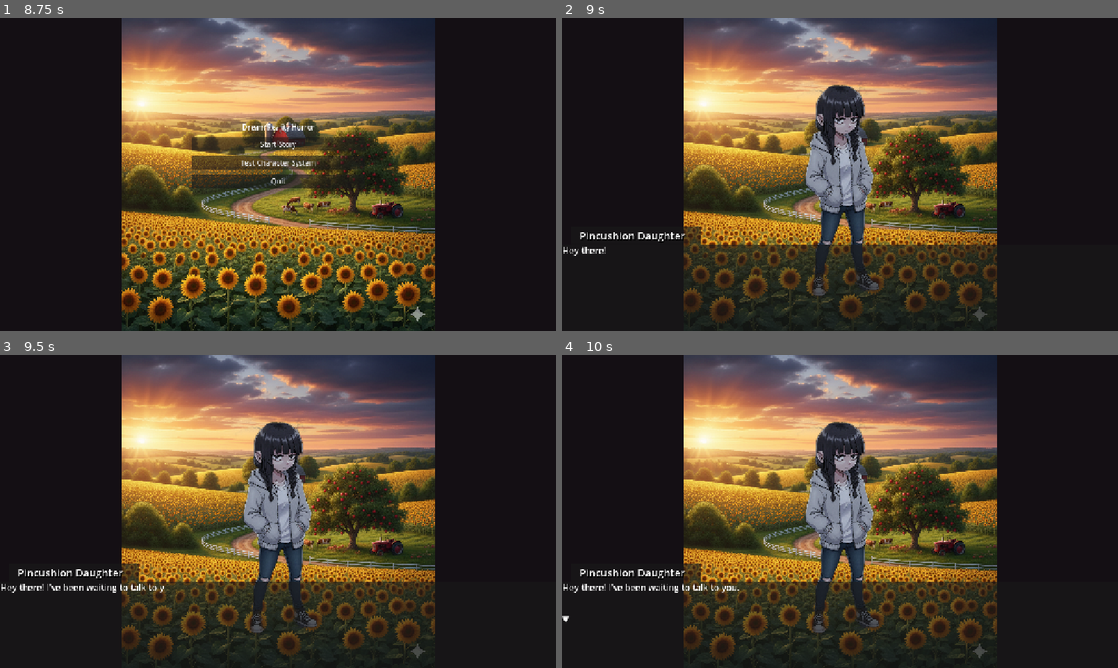
Above: before the commit, frames 1-4 (two rows, left to right).
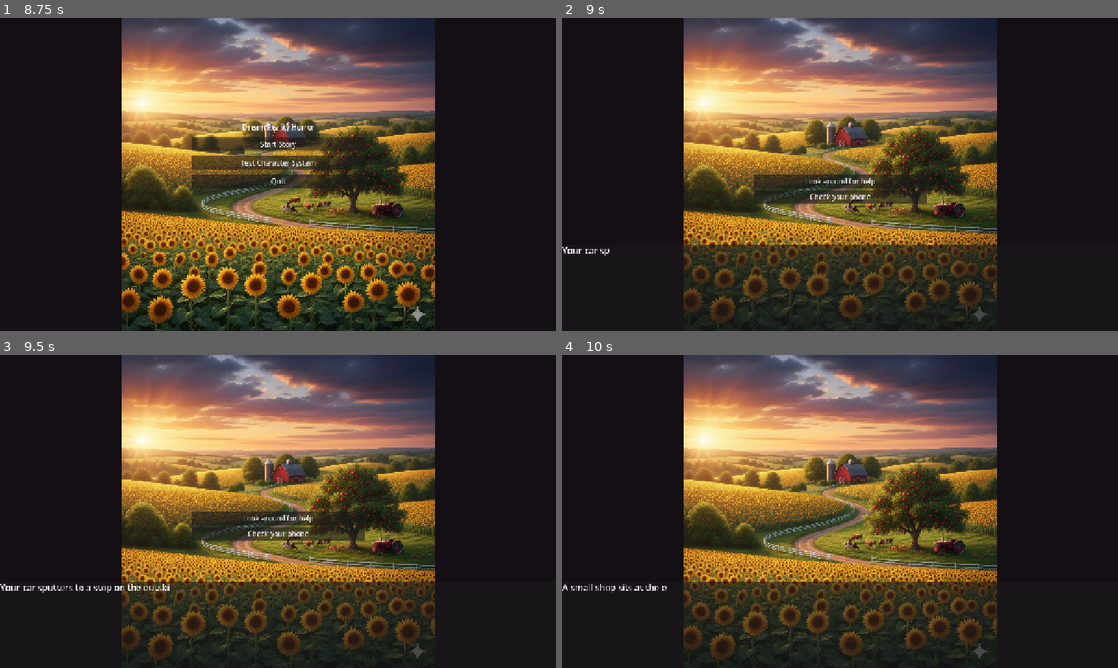
Above: after the commit, the same moments.

Repository: SuryaNandeesh/DreamHorrorGodotGame
Game: Godot game, scene res://scenes/splash.tscn
The game is run twice, just before and just after one commit, with the same random seed, the same clock (stepped at 60 frames per second) and the same inputs.
Inputs (mouse positions are in pixels of both pictures, inside the frame that each line leads up to):
- Up to frame 1 (8.75 s): tap Enter (next_line) at 0.5, 2, 3.5, 7.35 s; move the mouse to (400, 158) at 0.52 s; hold D (move_right) 0.53-1.28 s; click (400, 158) at 0.6 s; tap Space (world_switch) at 1.25, 2.75, 2.85, 4.25 s; move the mouse to (166, 190) at 1.27 s; hold S (move_down) 1.28-2.03 s; tap E (interact) at 1.35, 6.6 s; click (166, 190) at 1.42 s; move the mouse to (333, 105) at 2.02 s; hold D (move_right) 2.03-2.78 s; hold Enter (next_line) 2.03-2.78 s; click (333, 105) at 2.17 s; move the mouse to (250, 237) at 2.77 s; hold W (move_up) 2.78-3.53 s; click (250, 237) at 2.92 s; move the mouse to (444, 221) at 3.52 s; hold A (move_left) 3.53-5.03 s; tap M at 3.6 s; click (444, 221) at 3.67 s; tap Escape (pause) at 4.15 s; move the mouse to (111, 127) at 4.27 s; tap Ctrl at 4.35 s; click (111, 127) at 4.42 s; move the mouse to (305, 174) at 5.02 s; hold S (move_down) 5.03-5.78 s; tap H at 5.1 s; click (305, 174) at 5.17 s; move the mouse to (194, 96) at 5.77 s; hold D (move_right) 5.78-6.53 s; click (194, 96) at 5.85 s; move the mouse to (400, 158) at 6.52 s; hold W (move_up) 6.53-7.28 s; click (400, 158) at 6.67 s; move the mouse to (166, 190) at 7.27 s; hold D (move_right) 7.28-8 s; click (166, 190) at 7.42 s; click "Start Game" at 8 s
- Up to frame 2 (9 s): click "Start Story" at 8.75 s
- Up to frame 3 (9.5 s): no input
- Up to frame 4 (10 s): click (840, 517) at 9.5 s, where only the run after the commit has a clickable "Look around for help"

Frame 1 is identical in both runs. In frame 2, 6.4% of the frame differs, in the area x 0-66%, y 21-89%; in frame 3, 6.7%; in frame 4, 5.6%.

Commit message:
final
9/3/2025

Diff:
--- a/scenes/visual_novel.tscn
+++ b/scenes/visual_novel.tscn
@@ -1,7 +1,8 @@
-[gd_scene load_steps=3 format=3 uid="uid://plphihtnnpsg"]
+[gd_scene load_steps=4 format=3 uid="uid://plphihtnnpsg"]
 
 [ext_resource type="Script" uid="uid://djfsk17wdoc1i" path="res://scripts/novel_manager.gd" id="1_0x0x0"]
 [ext_resource type="Texture2D" uid="uid://b7t3k5wtla08m" path="res://images/backgroundfarm.png" id="2_0x0x0"]
+[ext_resource type="AudioStream" uid="uid://okek8yf0f72u" path="res://music/guitarmenu.wav" id="2_3q11x"]
 
 [node name="VisualNovel" type="Control"]
 process_mode = 2
@@ -12,6 +13,10 @@
 grow_horizontal = 2
 grow_vertical = 2
 script = ExtResource("1_0x0x0")
+
+[node name="AudioStreamPlayer" type="AudioStreamPlayer" parent="."]
+stream = ExtResource("2_3q11x")
+autoplay = true
 
 [node name="Background" type="TextureRect" parent="."]
 layout_mode = 1
@@ -59,44 +64,6 @@
 stretch_mode = 5
 
 [node name="CharRight" type="TextureRect" parent="Characters"]
-visible = false
-layout_mode = 1
-anchors_preset = -1
-anchor_left = 0.65
-anchor_top = 0.2
-anchor_right = 0.95
-anchor_bottom = 0.9
-grow_horizontal = 0
-grow_vertical = 2
-expand_mode = 1
-stretch_mode = 5
-
-[node name="CharLeft2" type="TextureRect" parent="Characters"]
-visible = false
-layout_mode = 1
-anchors_preset = -1
-anchor_left = 0.05
-anchor_top = 0.2
-anchor_right = 0.35
-anchor_bottom = 0.9
-grow_vertical = 2
-expand_mode = 1
-stretch_mode = 5
-
-[node name="CharCenter2" type="TextureRect" parent="Characters"]
-visible = false
-layout_mode = 1
-anchors_preset = -1
-anchor_left = 0.35
-anchor_top = 0.2
-anchor_right = 0.65
-anchor_bottom = 0.9
-grow_horizontal = 2
-grow_vertical = 2
-expand_mode = 1
-stretch_mode = 5
-
-[node name="CharRight2" type="TextureRect" parent="Characters"]
 visible = false
 layout_mode = 1
 anchors_preset = -1
@@ -256,15 +223,6 @@
 grow_vertical = 2
 mouse_filter = 2
 
-[node name="Characters2" type="Control" parent="."]
-layout_mode = 1
-anchors_preset = 15
-anchor_right = 1.0
-anchor_bottom = 1.0
-grow_horizontal = 2
-grow_vertical = 2
-mouse_filter = 2
-
 [node name="StartScreen" type="Control" parent="."]
 layout_mode = 1
 anchors_preset = 15
--- a/scripts/novel_manager.gd
+++ b/scripts/novel_manager.gd
@@ -31,6 +31,11 @@
 var sanity_system: SanitySystem
 var character_manager: CharacterManager
 var save_system: SaveSystem
+var settings_system: SettingsSystem
+
+# Audio nodes
+@onready var music_player: AudioStreamPlayer = AudioStreamPlayer.new()
+var current_music: String = ""
 
 # Menu management
 var active_menu: Control = null
@@ -69,62 +74,119 @@
 # Visual novel dialogue structure
 var vn_dialogue = [
 	{
-		"character": "daughter",
-		"text": "Hey there! I've been waiting to talk to you.",
-		"position": "center"
+		"id": "start",
+		"character": "none",
+		"text": "Your car sputters to a stop on the outskirts of a small town. The fuel gauge reads empty.",
+		"position": "center",
+		"choices": [
+			{"text": "Look around for help", "next": "look_around"},
+			{"text": "Check your phone", "next": "check_phone"}
+		]
 	},
 	{
-		"character": "brother",
-		"text": "Oh, you're talking with her? Mind if I join in?",
-		"position": "right"
+		"id": "check_phone",
+		"character": "none",
+		"text": "No signal. The screen shows only a single bar, flickering in and out.",
+		"position": "center",
+		"next": "look_around"
 	},
 	{
-		"character": "daughter",
-		"text": "I was just telling them about what happened at school.",
-		"position": "center"
+		"id": "look_around",
+		"character": "none",
+		"text": "A small shop sits at the edge of town, its windows casting a warm glow in the evening light.",
+		"position": "center",
+		"next": "enter_shop"
 	},
 	{
-		"character": "brother",
-		"text": "Ah, right. That must have been tough.",
-		"position": "right"
+		"id": "enter_shop",
+		"character": "shopkeeper",
+		"text": "Welcome, stranger. Don't get many visitors out here. I'm Helena, I run this little shop.",
+		"position": "center",
+		"choices": [
+			{"text": "Ask about gas station", "next": "ask_gas"},
+			{"text": "Ask about town", "next": "ask_town"}
+		]
 	},
 	{
+		"id": "ask_gas",
+		"character": "shopkeeper",
+		"text": "Gas station's closed for the night. Owner's been... unreliable lately. Strange things happening.",
+		"position": "center",
+		"next": "meet_elena"
+	},
+	{
+		"id": "ask_town",
+		"character": "shopkeeper",
+		"text": "Ashford Valley. Small place, but... interesting. Been here longer than most can remember.",
+		"position": "center",
+		"next": "meet_elena"
+	},
+	{
+		"id": "meet_elena",
 		"character": "daughter",
-		"text": "Yeah, but I'm handling it. Thanks for asking.",
-		"position": "center"
+		"text": "Helena, do you have any more of those special candles? Mom asked me to- Oh, hello there.",
+		"position": "right",
+		"next": "elena_intro"
+	},
+	{
+		"id": "elena_intro",
+		"character": "shopkeeper",
+		"text": "Elena Ashford, meet our stranded visitor. Their car ran out of gas.",
+		"position": "left",
+		"choices": [
+			{"text": "Nice to meet you", "next": "elena_nice"},
+			{"text": "I need help", "next": "elena_help"}
+		]
 	}
 ]
+
+# Character name mappings
+var character_names = {
+	"none": "",
+	"daughter": "Elena Ashford",
+	"brother": "Marcus Ashford",
+	"father": "Richard Ashford",
+	"mother": "Catherine Ashford",
+	"shopkeeper": "Helena"
+}
 var vn_index: int = 0
 
 func _ready():
+	# Wait for nodes to be ready
+	await get_tree().process_frame
+
 	# Set process mode for the entire scene
 	process_mode = Node.PROCESS_MODE_ALWAYS
 
+	# Initialize systems first
+	_initialize_systems()
+
 	# Make sure UI elements can process while paused
-	pause_overlay.process_mode = Node.PROCESS_MODE_ALWAYS
-	choices_container.process_mode = Node.PROCESS_MODE_ALWAYS
-
-	# Set up pause overlay
-	pause_overlay.mouse_filter = Control.MOUSE_FILTER_STOP
-	pause_overlay.visible = false
-
-	# Make sure the pause overlay is on top
-	if pause_overlay.get_parent():
-		pause_overlay.get_parent().move_child(pause_overlay, -1)  # Move to last (top) position
-
-	# Set pause overlay appearance
-	pause_overlay.self_modulate = Color(0.1, 0.1, 0.1, 0.9)  # Semi-transparent dark background
-
-	# Set up pause menu buttons
-	var pause_content = pause_overlay.get_node("PauseContent")
-	if pause_content:
-		pause_content.mouse_filter = Control.MOUSE_FILTER_STOP
-		for button in pause_content.get_node("PauseButtons").get_children():
-			if button is Button:
-				button.mouse_filter = Control.MOUSE_FILTER_STOP
-
-	_initialize_systems()
+	if pause_overlay:
+		pause_overlay.process_mode = Node.PROCESS_MODE_ALWAYS
+		pause_overlay.mouse_filter = Control.MOUSE_FILTER_STOP
+		pause_overlay.visible = false
+		pause_overlay.self_modulate = Color(0.1, 0.1, 0.1, 0.9)
+
+		# Make sure the pause overlay is on top
+		if pause_overlay.get_parent():
+			pause_overlay.get_parent().move_child(pause_overlay, -1)
+
+		# Set up pause menu buttons
+		var pause_content = pause_overlay.get_node("PauseContent")
+		if pause_content:
+			pause_content.mouse_filter = Control.MOUSE_FILTER_STOP
+			for button in pause_content.get_node("PauseButtons").get_children():
+				if button is Button:
+					button.mouse_filter = Control.MOUSE_FILTER_STOP
+
+	if choices_container:
+		choices_container.process_mode = Node.PROCESS_MODE_ALWAYS
+
+	# Connect UI after nodes are ready
 	_connect_ui()
+
+	# Show start screen
 	_show_start()
 
 func _connect_ui():
@@ -256,7 +318,12 @@
 	var line = vn_dialogue[vn_index]
 
 	# Store the full text and reset animation state
-	dialogue_state.current_text = line.text + ("\n\n▼" if vn_index < vn_dialogue.size() - 1 else "\n\n■")
+	var end_marker = "■"
+	if line.has("choices"):
+		end_marker = "▼"
+	elif line.has("next"):
+		end_marker = "▼"
+	dialogue_state.current_text = line.text + "\n\n" + end_marker
 	dialogue_state.visible_characters = 0
 	dialogue_state.is_text_completed = false
 	dialogue_state.is_skipping = false
@@ -274,32 +341,42 @@
 
 	# Show character portrait
 	_hide_all_characters()
-	var char_image = load("res://images/" + line.character + ".png")
-	match line.position:
-		"left":
-			if char_left:
-				char_left.texture = char_image
-				char_left.visible = true
-		"center":
-			if char_center:
-				char_center.texture = char_image
-				char_center.visible = true
-		"right":
-			if char_right:
-				char_right.texture = char_image
-				char_right.visible = true
+	if line.character != "none":
+		var char_image = load("res://images/" + line.character + ".png")
+		match line.position:
+			"left":
+				if char_left:
+					char_left.texture = char_image
+					char_left.visible = true
+			"center":
+				if char_center:
+					char_center.texture = char_image
+					char_center.visible = true
+			"right":
+				if char_right:
+					char_right.texture = char_image
+					char_right.visible = true
 
 	# Show character name
 	if name_label and name_background:
-		name_label.text = character_manager.get_character_name(line.character)
-		name_label.visible = true
-		name_background.visible = true
+		name_label.text = character_names[line.character]
+		name_label.visible = line.character != "none"
+		name_background.visible = line.character != "none"
 		name_label.modulate.a = dialogue_state.current_fade  # Apply fade to name label
 		name_background.modulate.a = dialogue_state.current_fade  # Apply fade to name background
 
 	# Clear any existing choices
 	for child in choices_container.get_children():
 		child.queue_free()
+
+	# Show choices if available
+	if line.has("choices"):
+		for choice in line.choices:
+			var button = Button.new()
+			button.text = choice.text
+			button.pressed.connect(func(): _on_choice_selected(choice.next))
+			choices_container.add_child(button)
+		choices_container.visible = true
 
 	# Make sure UI is visible
 	vn_text.visible = dialogue_state.dialogue_visible
@@ -317,9 +394,38 @@
 		name_background.visible = false
 
 func _next_vn_line():
+	var line = vn_dialogue[vn_index]
+
+	# If this line has choices and they're not shown yet, show them
+	if line.has("choices") and not choices_container.visible:
+		choices_container.visible = true
+		return
+
+	# If choices are visible, don't advance
+	if choices_container.visible:
+		return
+
+	# If this line has a next ID, jump to that line
+	if line.has("next"):
+		_jump_to_line(line.next)
+		return
+
+	# Otherwise, go to next sequential line
 	vn_index += 1
 	dialogue_state.current_index = vn_index
 	_show_vn_line()
+
+func _jump_to_line(id: String):
+	for i in range(vn_dialogue.size()):
+		if vn_dialogue[i].id == id:
+			vn_index = i
+			dialogue_state.current_index = vn_index
+			_show_vn_line()
+			return
+
+func _on_choice_selected(next_id: String):
+	choices_container.visible = false
+	_jump_to_line(next_id)
 
 func _initialize_systems():
 	sanity_system = SanitySystem.new()
@@ -335,9 +441,14 @@
 	add_child(save_system)
 
 	# Initialize settings system
-	var settings_system = SettingsSystem.new()
+	settings_system = SettingsSystem.new()
 	settings_system.name = "SettingsSystem"
 	add_child(settings_system)
+
+	# Initialize audio system
+	add_child(music_player)
+	music_player.bus = "Music"
+	_update_music_volume()
 
 	# Load text speed from settings
 	dialogue_state.animation_speed = settings_system.get_gameplay_setting("text_speed")
@@ -347,9 +458,37 @@
 	sanity_system.sanity_changed.connect(_on_sanity_changed)
 	print("Novel systems initialized successfully")
 
+	# Start background music
+	_play_music("res://audio/music/main_theme.ogg")
+
 func _on_setting_changed(category: String, setting: String, value):
 	if category == "gameplay" and setting == "text_speed":
 		dialogue_state.animation_speed = value
+	elif category == "audio":
+		if setting == "music_volume" or setting == "master_volume":
+			_update_music_volume()
+		elif setting == "enable_music":
+			music_player.stream_paused = !value
+
+func _update_music_volume():
+	if settings_system and music_player:
+		var master_volume = settings_system.get_audio_volume("master")
+		var music_volume = settings_system.get_audio_volume("music")
+		var music_enabled = settings_system.is_audio_enabled("music")
+		music_player.volume_db = linear_to_db(master_volume * music_volume)
+		music_player.stream_paused = !music_enabled
+
+func _play_music(path: String):
+	if path == current_music:
+		return
+
+	current_music = path
+	if ResourceLoader.exists(path):
+		var stream = load(path)
+		if stream:
+			music_player.stream = stream
+			music_player.play()
+			_update_music_volume()
 
 func _on_sanity_changed(new_sanity: float, _old_sanity: float):
 	player_sanity = new_sanity
@@ -504,22 +643,20 @@
 
 		# Create save callback
 		var save_callback = func():
-			var success = save_system.save_game(current_slot)
-			if success:
+			if save_system.save_game(current_slot):
 				dlg.queue_free()
 				_show_message("Game saved to slot " + str(current_slot))
-			if not success:
+			else:
 				_show_message("Failed to save game!")
 
 		# Create load callback
 		var load_callback = func():
-			var success = save_system.load_game(current_slot)
-			if success:
+			if save_system.load_game(current_slot):
 				dlg.queue_free()
 				_show_message("Game loaded from slot " + str(current_slot))
 				get_tree().paused = false
 				_show_vn_demo()  # Restart VN with loaded data
-			if not success:
+			else:
 				_show_message("Failed to load game!")
 
 		# Connect appropriate callback
@@ -533,13 +670,12 @@
 
 			# Create delete callback
 			var delete_callback = func():
-				var success = save_system.delete_save(current_slot)
-				if success:
+				if save_system.delete_save(current_slot):
 					label.text = "Slot " + str(current_slot) + " - Empty"
 					btn.disabled = !is_save
 					del_btn.queue_free()
 					_show_message("Save deleted!")
-				if not success:
+				else:
 					_show_message("Failed to delete save!")
 
 			del_btn.pressed.connect(delete_callback)
@@ -615,7 +751,6 @@
 				dialogue_state.visible_characters = dialogue_state.current_text.length()
 				dialogue_state.is_text_completed = true
 				vn_text.visible_characters = -1  # Show all characters
-				dialogue_state.fade_timer = 2.0  # Start fade out timer
 			else:
 				vn_text.visible_characters = dialogue_state.visible_characters
 
@@ -632,11 +767,8 @@
 		name_label.modulate.a = dialogue_state.current_fade
 		name_background.modulate.a = dialogue_state.current_fade
 
-	# Handle fade out timer
-	if dialogue_state.fade_timer > 0:
-		dialogue_state.fade_timer -= delta
-		if dialogue_state.fade_timer <= 0:
-			dialogue_state.target_fade = 0.0  # Start fade out
+	# Keep dialogue visible
+	dialogue_state.target_fade = 1.0
 
 func _can_advance_dialogue() -> bool:
 	# Can only advance if text animation is complete or text animation is disabled
Not shown, added: music/guitarmenu.wav.import
Not shown, added: music/guitarmenu.wav
